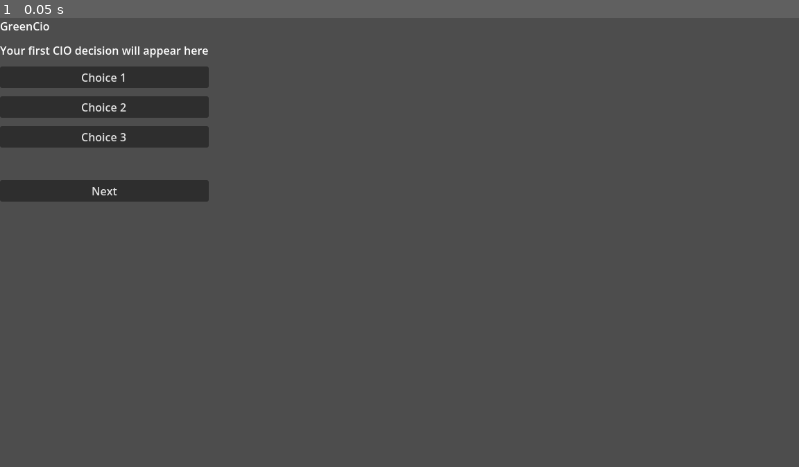
Above: before the commit, frame 1.
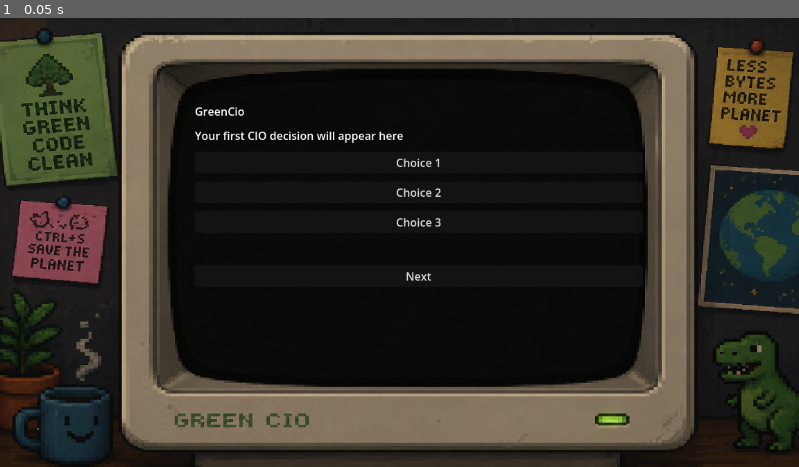
Above: after the commit, the same moment.

Repository: Leopold-Wahlbeck/Green-Cio
Game: Godot game, scene res://scenes/main.tscn
Same seed, same stepped clock (60 frames per second), same inputs: the game is played once before the commit and once after it. Before the commit the project has no main scene; this scene is started directly in both runs.
Inputs:
- Up to frame 1 (0.05 s): no input

The runs differ from the first frame. In frame 1, 94% of the frame differs, in the area x 0-100%, y 0-100%.

Commit message:
Set main scene and update main.tscn layout
Register main scene as the project's run/main_scene and refactor scenes/main.tscn for responsive layout. Added an external Texture2D resource and made Background a full-anchored TextureRect using that texture (with expand_mode). Introduced a ScreenArea Control, reparented the VBoxContainer into it, and adjusted anchors, offsets, and grow flags for main, Background, ScreenArea and VBoxContainer so the UI scales and positions correctly.

Diff:
--- a/project.godot
+++ b/project.godot
@@ -11,6 +11,7 @@
 [application]
 
 config/name="Green Cio"
+run/main_scene="uid://1xup5uvpt4eq"
 config/features=PackedStringArray("4.6", "Forward Plus")
 config/icon="res://icon.svg"
 
--- a/scenes/main.tscn
+++ b/scenes/main.tscn
@@ -1,44 +1,74 @@
 [gd_scene format=3 uid="uid://1xup5uvpt4eq"]
+
+[ext_resource type="Texture2D" uid="uid://bt17sw5xxqpp0" path="res://assets/images/computer screen.png" id="1_o5qli"]
 
 [node name="main" type="Control" unique_id=1379461960]
 layout_mode = 3
-anchors_preset = 0
+anchors_preset = 15
+anchor_right = 1.0
+anchor_bottom = 1.0
+grow_horizontal = 2
+grow_vertical = 2
 
 [node name="Background" type="TextureRect" parent="." unique_id=498623482]
-layout_mode = 0
-offset_right = 40.0
-offset_bottom = 40.0
+layout_mode = 1
+anchors_preset = 15
+anchor_right = 1.0
+anchor_bottom = 1.0
+grow_horizontal = 2
+grow_vertical = 2
+texture = ExtResource("1_o5qli")
+expand_mode = 1
 
-[node name="VBoxContainer" type="VBoxContainer" parent="." unique_id=167584142]
+[node name="ScreenArea" type="Control" parent="." unique_id=927370305]
 layout_mode = 1
-offset_right = 40.0
-offset_bottom = 40.0
+anchors_preset = 15
+anchor_right = 1.0
+anchor_bottom = 1.0
+offset_left = 251.0
+offset_top = 101.0
+offset_right = -230.0
+offset_bottom = -119.0
+grow_horizontal = 2
+grow_vertical = 2
+
+[node name="VBoxContainer" type="VBoxContainer" parent="ScreenArea" unique_id=167584142]
+layout_mode = 1
+anchors_preset = 15
+anchor_right = 1.0
+anchor_bottom = 1.0
+offset_left = 30.0
+offset_top = 22.0
+offset_right = 5.0
+offset_bottom = 2.0
+grow_horizontal = 2
+grow_vertical = 2
 theme_override_constants/separation = 12
 
-[node name="TitleLabel" type="Label" parent="VBoxContainer" unique_id=1209373673]
+[node name="TitleLabel" type="Label" parent="ScreenArea/VBoxContainer" unique_id=1209373673]
 layout_mode = 2
 text = "GreenCio"
 
-[node name="DescriptionLabel" type="Label" parent="VBoxContainer" unique_id=912490889]
+[node name="DescriptionLabel" type="Label" parent="ScreenArea/VBoxContainer" unique_id=912490889]
 layout_mode = 2
 text = "Your first CIO decision will appear here"
 
-[node name="ChoiceButton" type="Button" parent="VBoxContainer" unique_id=329043391]
+[node name="ChoiceButton" type="Button" parent="ScreenArea/VBoxContainer" unique_id=329043391]
 layout_mode = 2
 text = "Choice 1"
 metadata/_edit_group_ = true
 
-[node name="ChoiceButton2" type="Button" parent="VBoxContainer" unique_id=928083681]
+[node name="ChoiceButton2" type="Button" parent="ScreenArea/VBoxContainer" unique_id=928083681]
 layout_mode = 2
 text = "Choice 2"
 
-[node name="ChoiceButton3" type="Button" parent="VBoxContainer" unique_id=1347375987]
+[node name="ChoiceButton3" type="Button" parent="ScreenArea/VBoxContainer" unique_id=1347375987]
 layout_mode = 2
 text = "Choice 3"
 
-[node name="FeedbackLabel" type="Label" parent="VBoxContainer" unique_id=261585020]
+[node name="FeedbackLabel" type="Label" parent="ScreenArea/VBoxContainer" unique_id=261585020]
 layout_mode = 2
 
-[node name="NextButton" type="Button" parent="VBoxContainer" unique_id=515475864]
+[node name="NextButton" type="Button" parent="ScreenArea/VBoxContainer" unique_id=515475864]
 layout_mode = 2
 text = "Next"
